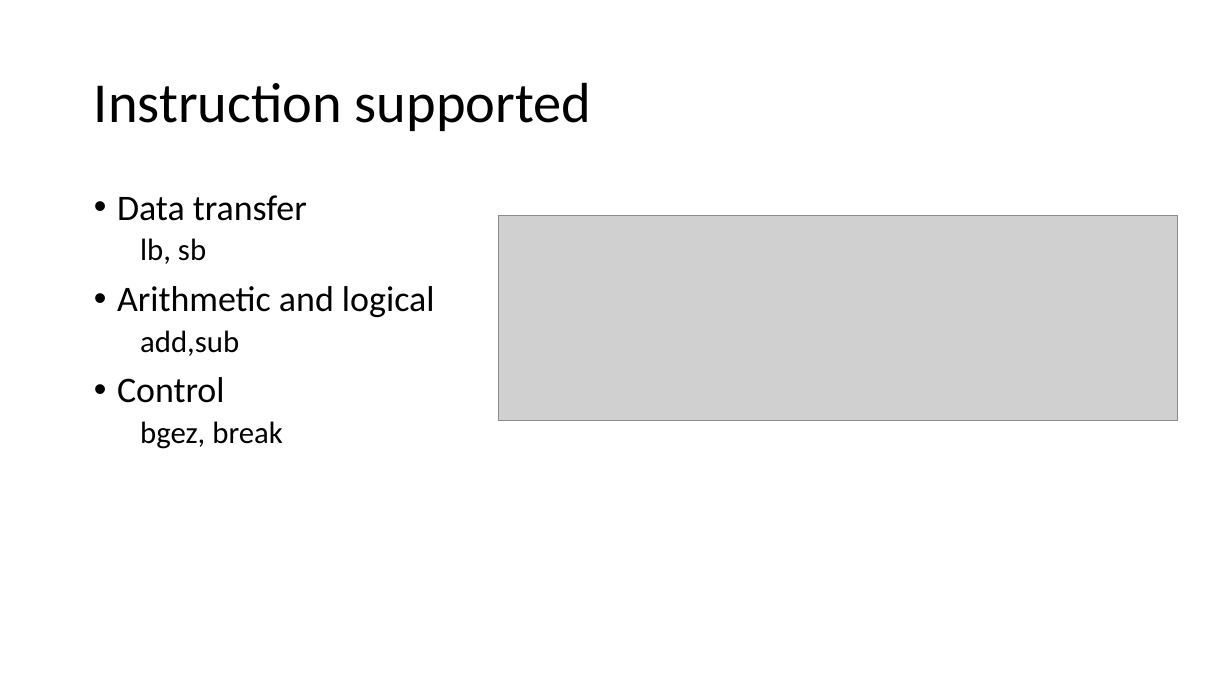
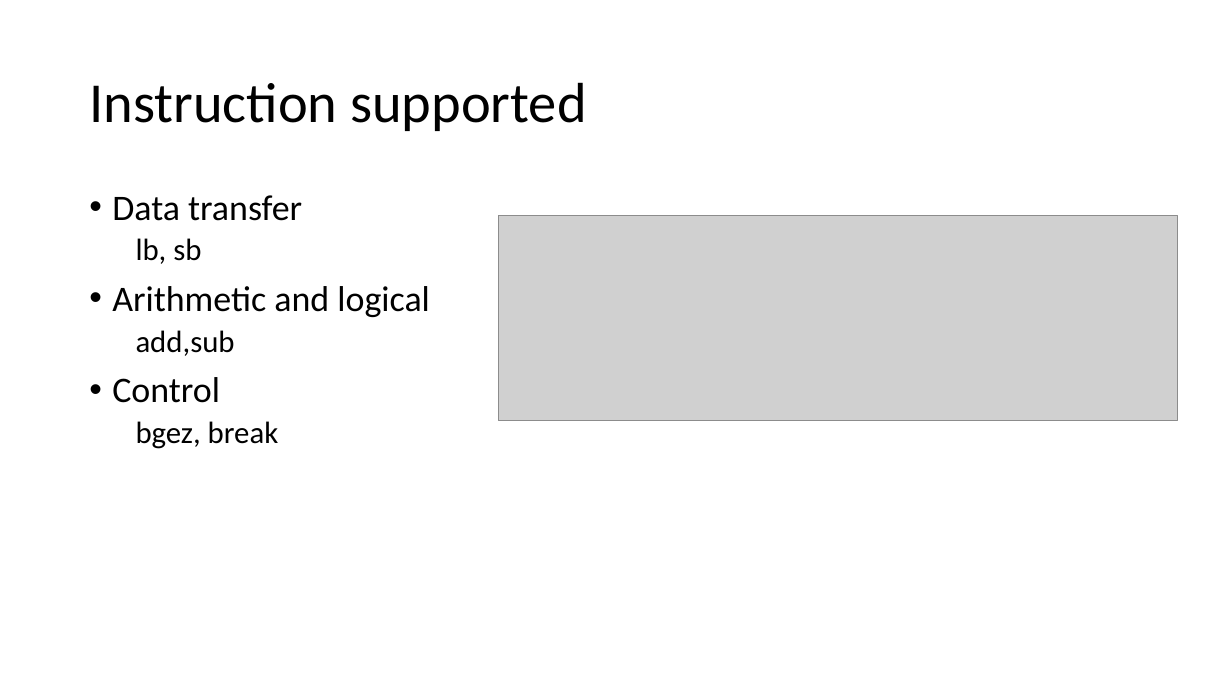
Before and after one commit to Tengyu-Sun/MIPS_simulator, a slide deck: slide 4 of Pipelined basic instruction set simulation.pptx. Drawn at 1232x693 pixels with LibreOffice and Linux fonts; fonts in the diff are those of the drawing; grey boxes stand for pictures. Boxes give left, top, right and bottom in pixels: in the first picture for what was removed or moved away, otherwise in the second. Text is boxed around its words. In the diff, an @@ line names an element or a change of style, - is before the commit and + after.

```diff
--- a/Pipelined basic instruction set simulation.pptx
+++ b/Pipelined basic instruction set simulation.pptx
@@ title "Instruction supported": place and size @@
-title "Instruction supported" at bbox=[94, 82, 591, 131]
+title "Instruction supported" at bbox=[89, 82, 586, 131]
@@ text at bbox=[136, 238, 279, 449]: indent changed @@
```
Also in this commit, not shown: 4 other slides changed.
